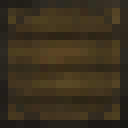
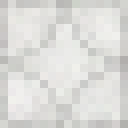
Two versions of the same layered image (128 × 128). Layer-by-layer changes:
renamed "Layer 8" to "Layer 2 copy", hid it, moved it above "Layer 2", painted on it over [0, 0, 128, 128]
removed layer "Layer 11" (was soft light) over [8, 8, 120, 120]
renamed "Layer 0" to "Layer 2", opacity 100% → 20%, moved it above "shadow", painted on it over [0, 0, 128, 128]
renamed "Layer 9" to "shadow", opacity 100% → 30%, painted on it over [0, 0, 128, 128]
removed layer "Layer 3" over [0, 0, 128, 128]
renamed "Layer 10" to "highlight", opacity 79% → 40%, blend normal → hard light, painted on it over [0, 0, 128, 128]
removed layer "Layer 7" over [8, 8, 128, 128]
removed layer "Layer 2" over [0, 0, 128, 128]
renamed "Layer 1" to "Layer 3", opacity 100% → 22%, painted on it over [0, 0, 128, 128]
added layer "Layer 1" above "Background" over [0, 0, 128, 128]
added layer "Background" over [0, 0, 128, 128]
